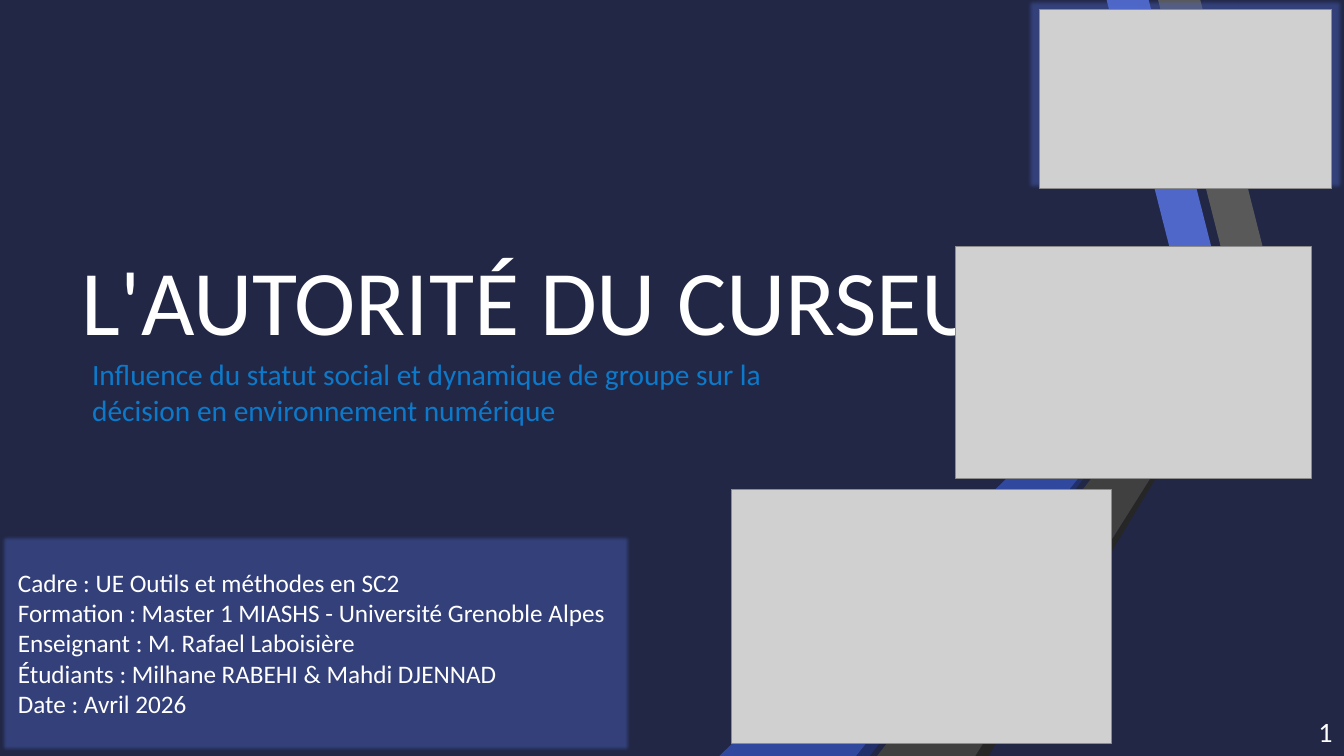
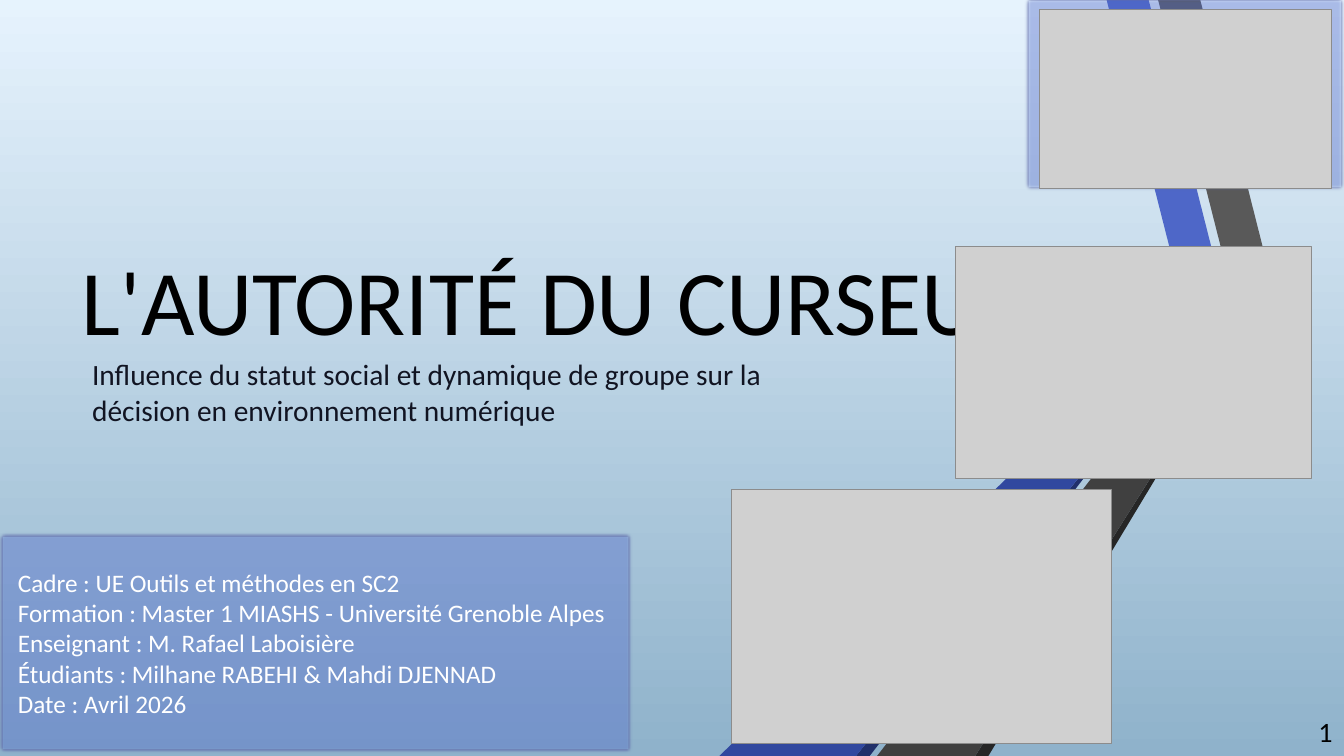
Before and after one commit to Milhane69/Portfolio-RABEHI-Milhane, a slide deck: slide 1 of Expérience.pptx. Drawn at 1344x756 pixels with LibreOffice and Linux fonts; fonts in the diff are those of the drawing; grey boxes stand for pictures. Boxes give left, top, right and bottom in pixels: in the first picture for what was removed or moved away, otherwise in the second. Text is boxed around its words. In the diff, an @@ line names an element or a change of style, - is before the commit and + after.

```diff
--- a/Expérience.pptx
+++ b/Expérience.pptx
@@ background #212745 to gradient #E6F3FD to #8FB2CC @@
@@ rectangle at (x1=0, y1=0, x2=1344, y2=756): fill #212745 to gradient #E6F3FD to #8FB2CC @@
@@ freeform shape at (x1=60, y1=0, x2=174, y2=293): fill #FFFFFF to #595959 @@
@@ title "L'AUTORITÉ DU CURSEUR" at (x1=82, y1=259, x2=1031, y2=358): text colour #FFFFFF to #000000 @@
@@ rectangle at (x1=1026, y1=0, x2=1344, y2=190): outline #3A4C94 1.25 pt to #606BAC 4.33 pt @@
@@ freeform shape at (x1=60, y1=284, x2=358, y2=756): fill #FFFFFF to #262626 @@
@@ freeform shape at (x1=60, y1=284, x2=456, y2=756): fill #FFFFFF to #404040 @@
@@ subtitle "Influence du statut social et ..." at (x1=92, y1=364, x2=761, y2=426): text colour #0D79CA to #111422 @@
@@ rectangle "Cadre : UE Outils et ..." at (x1=0, y1=534, x2=631, y2=752): outline #3A4C94 1.25 pt to #606BAC 4.33 pt @@
@@ page number at (x1=1318, y1=724, x2=1332, y2=742): text colour #FFFFFF to #000000 @@
```
Also in this commit, not shown: 12 other slides changed, 4 slides added, 1 other file.
